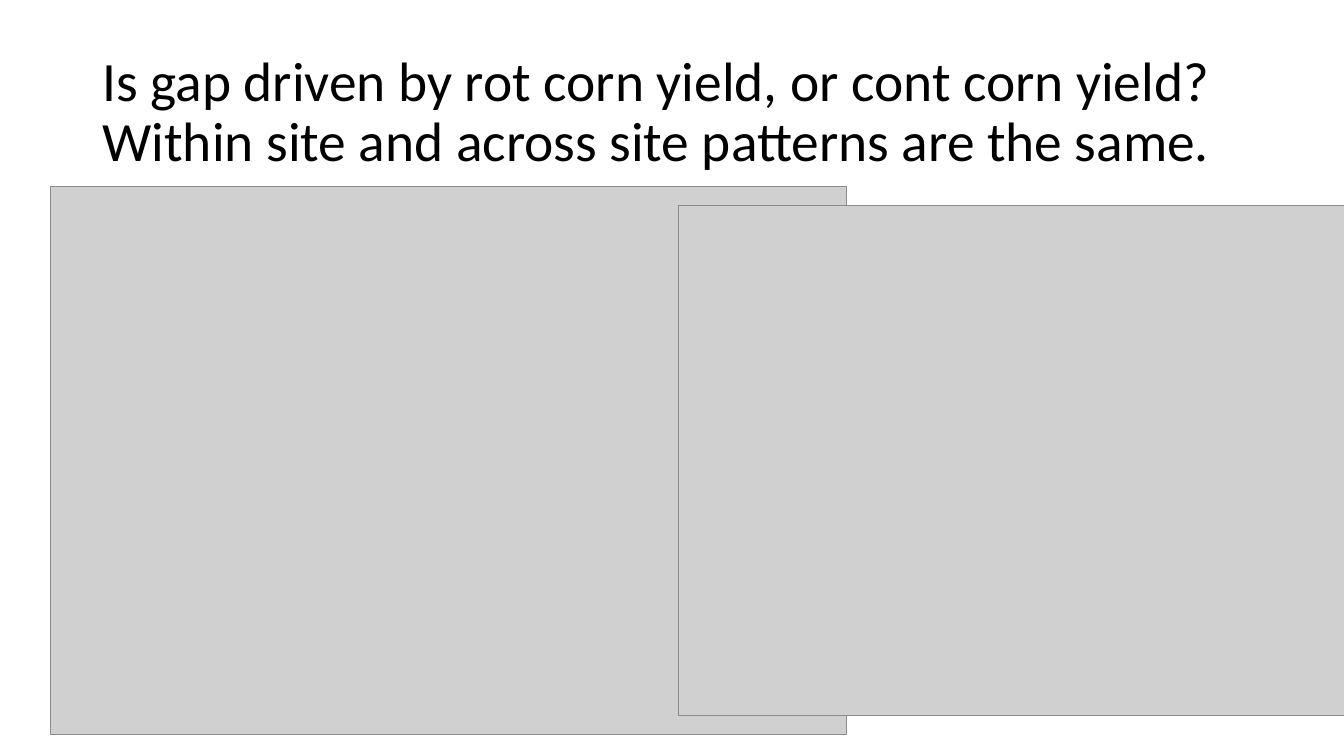
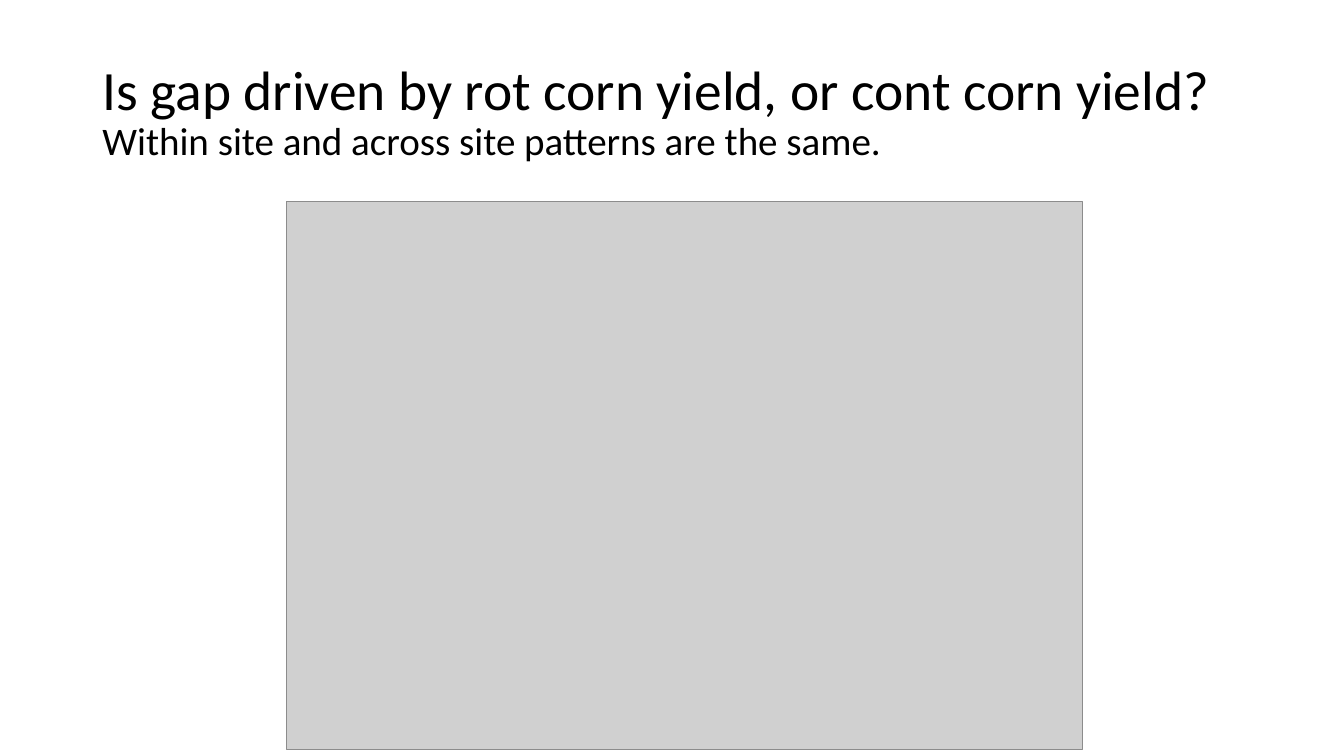
Before and after one commit to vanichols/ghproj_ccgap, a slide deck: slide 2 of talks/2021-03-24-Mike-Sot-mtg.pptx (slide 7 before the commit). Drawn at 1344x756 pixels with LibreOffice and Linux fonts; fonts in the diff are those of the drawing; grey boxes stand for pictures. Boxes give left, top, right and bottom in pixels: in the first picture for what was removed or moved away, otherwise in the second. Text is boxed around its words. In the diff, an @@ line names an element or a change of style, - is before the commit and + after.

```diff
--- a/talks/2021-03-24-Mike-Sot-mtg.pptx
+++ b/talks/2021-03-24-Mike-Sot-mtg.pptx
@@ title "Is gap driven by rot ..." at <box>102,71,1209,162</box>: size 39.6 to 27.9 pt in "Within site and across site patterns are ..." @@
@@ picture: place and size @@
-picture at <box>50,187,847,735</box>
+picture at <box>286,202,1083,750</box>
@@ picture removed at <box>679,206,1344,716</box> @@
```
Also in this commit, not shown: 2 other slides changed, 4 slides added, 6 slides removed, 6 other files.
